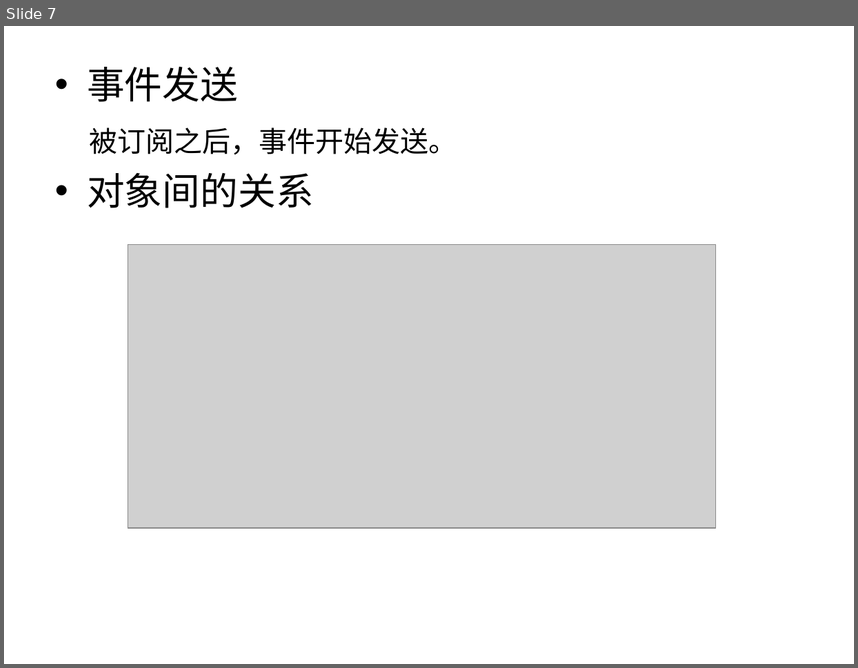
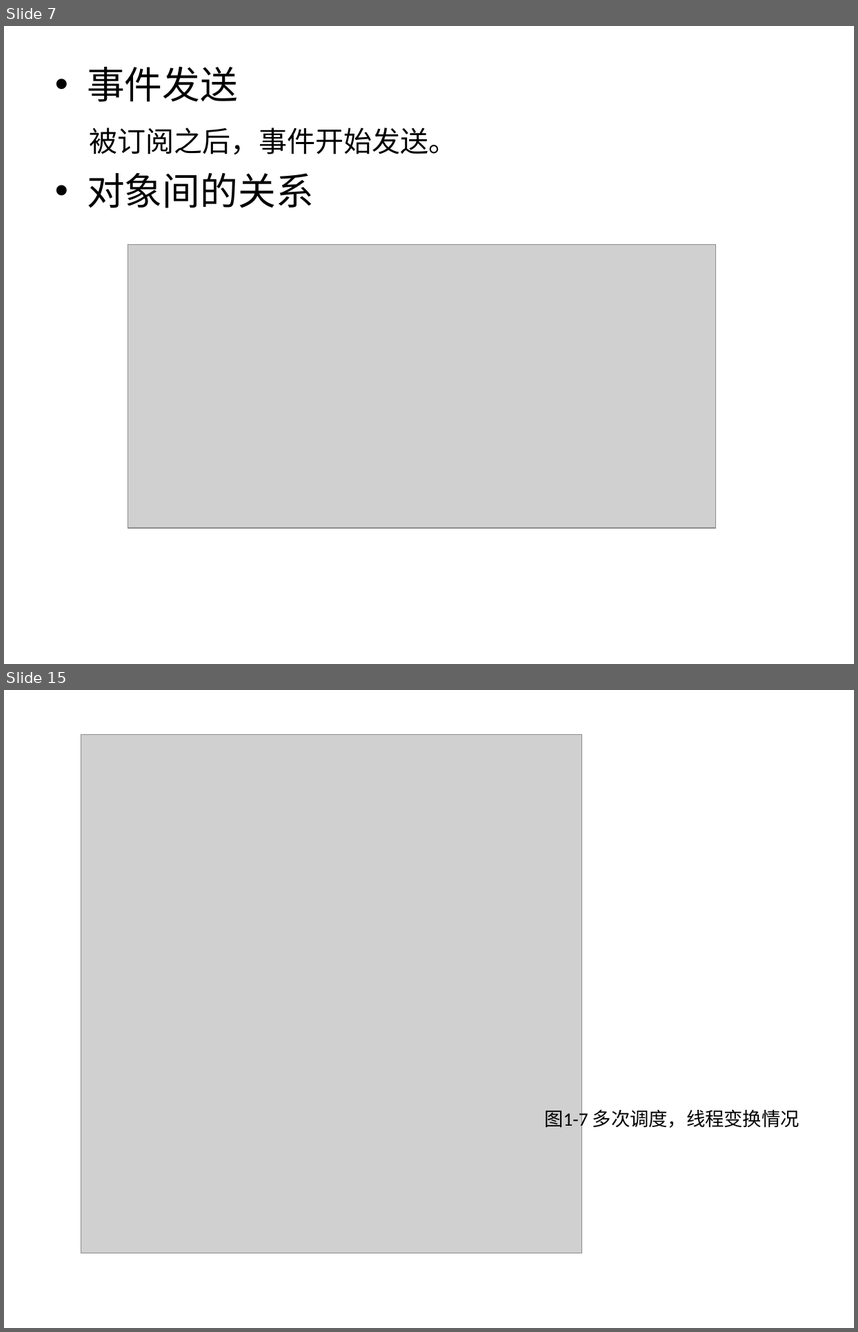
Before and after one commit to YongHuiLuo/TinyEasyView, a slide deck: RxJava 简介.pptx. Shown one above the other, each under a label of ours: slide 7 before the commit, slides 7 and 15 after it; the slides between them are not shown. The pictures are 858x668 and 858x1332 pixels, drawn with LibreOffice and Linux fonts; fonts in the diff are those of the drawing; grey boxes stand for pictures. Boxes give left, top, right and bottom in pixels: in the first picture for what was removed or moved away, otherwise in the second. Text is boxed around its words. In the diff, an @@ line names an element or a change of style, - is before the commit and + after.

```diff
--- a/RxJava 简介.pptx
+++ b/RxJava 简介.pptx
@@ slide 15 added at (4,690,854,1328), background #FFFFFF @@
@@ picture added at (81,734,582,1253) @@
@@ text added at (544,1106,800,1130), 16 pt, text #000000 @@
+图1-7 多次调度，线程变换情况
```
Also in this commit, not shown: 10 slides changed, 3 other slides added, 1 slide removed, 4 other files.
